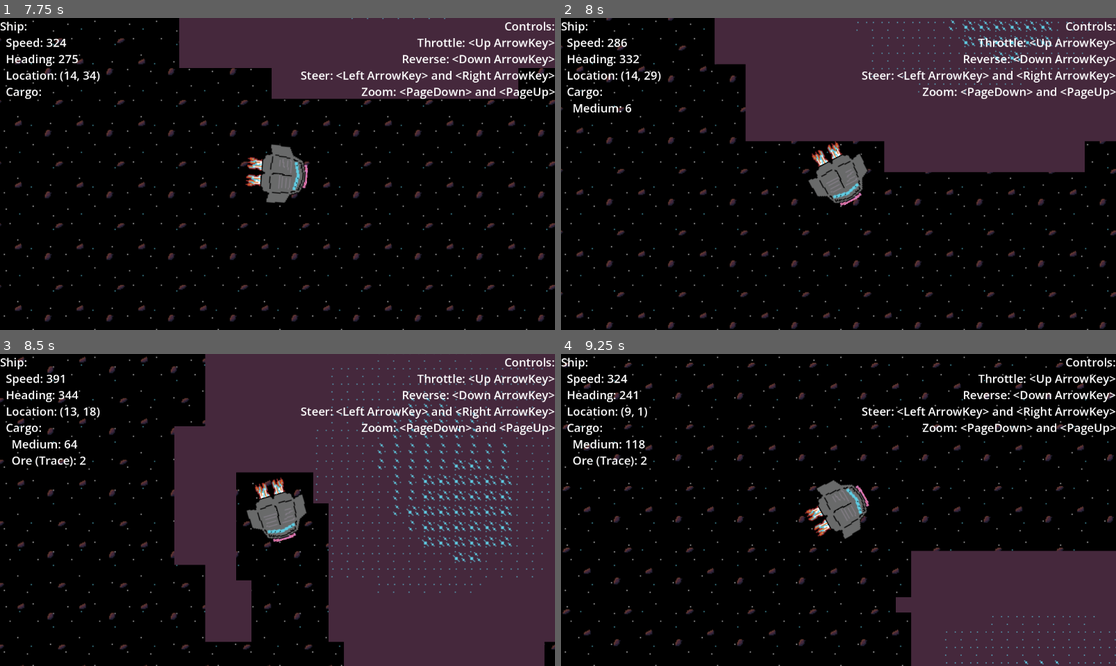
Above: before the commit, frames 1-4 (two rows, left to right).
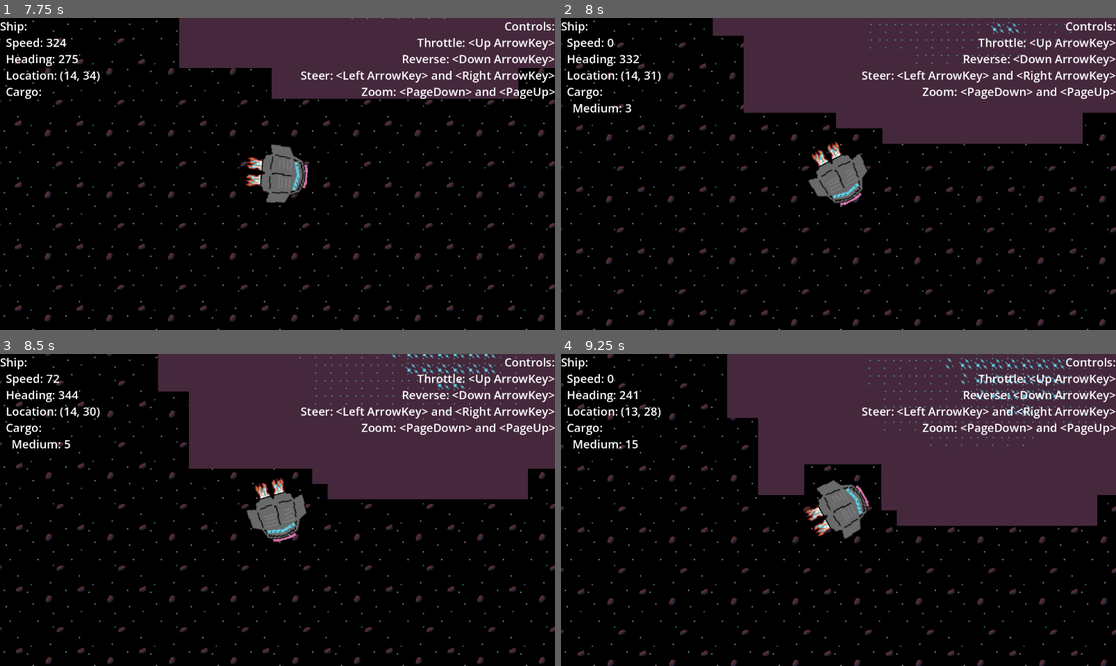
Above: after the commit, the same moments.

Repository: bingecraft-net/sandbox
Game: Godot game, scene res://node_2d.tscn
The game is run twice, just before and just after one commit, with the same random seed, the same clock (stepped at 60 frames per second) and the same inputs.
Inputs:
- Up to frame 1 (7.75 s): tap Enter at 0.5 s; hold Right (ui_right) 0.53-1.28 s; hold Down (ui_down) 1.28-2.03 s; hold Right (ui_right) 2.03-2.78 s; hold Up (ui_up) 2.78-3.53 s; hold Left (ui_left) 3.53-5.03 s; hold Down (ui_down) 5.03-5.78 s; hold Right (ui_right) 5.78-6.53 s; hold Up (ui_up) 6.53-7.28 s; hold Right (ui_right) from 7.28 s (still down)
- Up to frame 2 (8 s): keep holding Right (ui_right)
- Up to frame 3 (8.5 s): release Right (ui_right) at 8.03 s; hold Down (ui_down) from 8.03 s (still down)
- Up to frame 4 (9.25 s): release Down (ui_down) at 8.78 s; hold Left (ui_left) from 8.78 s (still down)

Frame 1 is identical in both runs. In frame 2, 9.6% of the frame differs, in the area x 0-100%, y 0-100%; in frame 3, 33%; in frame 4, 48%.

Commit message:
increase ship collision shape radius

Diff:
--- a/node_2d.tscn
+++ b/node_2d.tscn
@@ -59,6 +59,7 @@
 sources/1 = SubResource("TileSetAtlasSource_kdubu")
 
 [sub_resource type="CircleShape2D" id="CircleShape2D_wtcfe"]
+radius = 32.0
 
 [node name="Node2D" type="Node2D" unique_id=190777238 node_paths=PackedStringArray("ship")]
 script = ExtResource("1_epypp")
